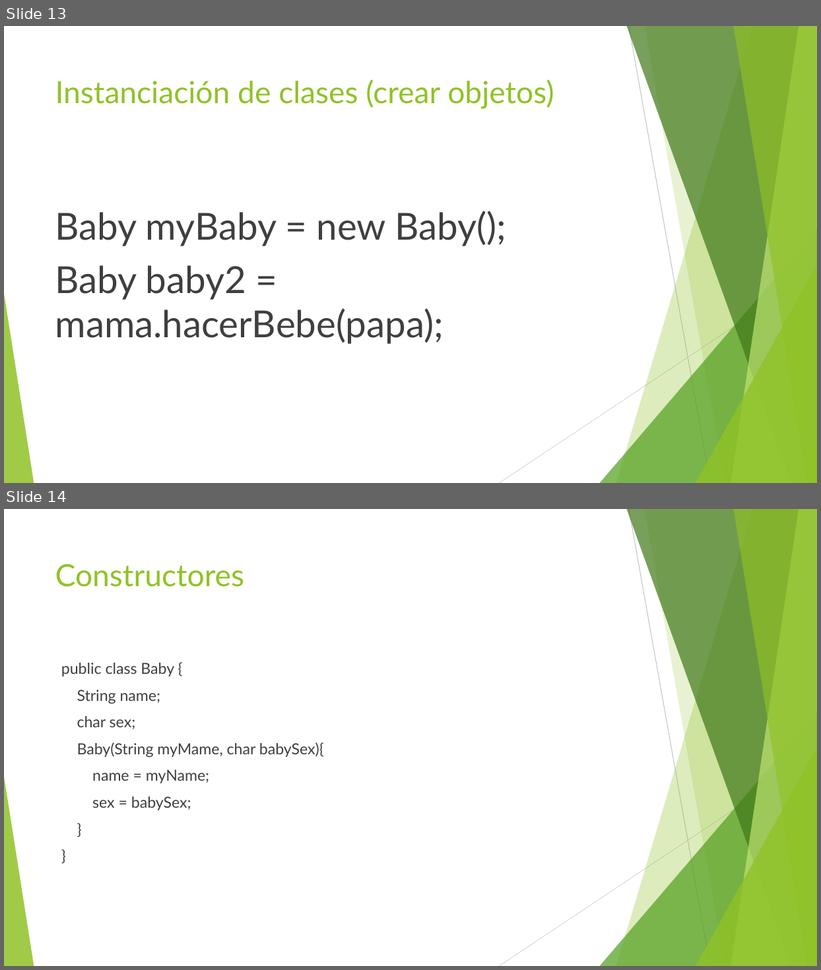
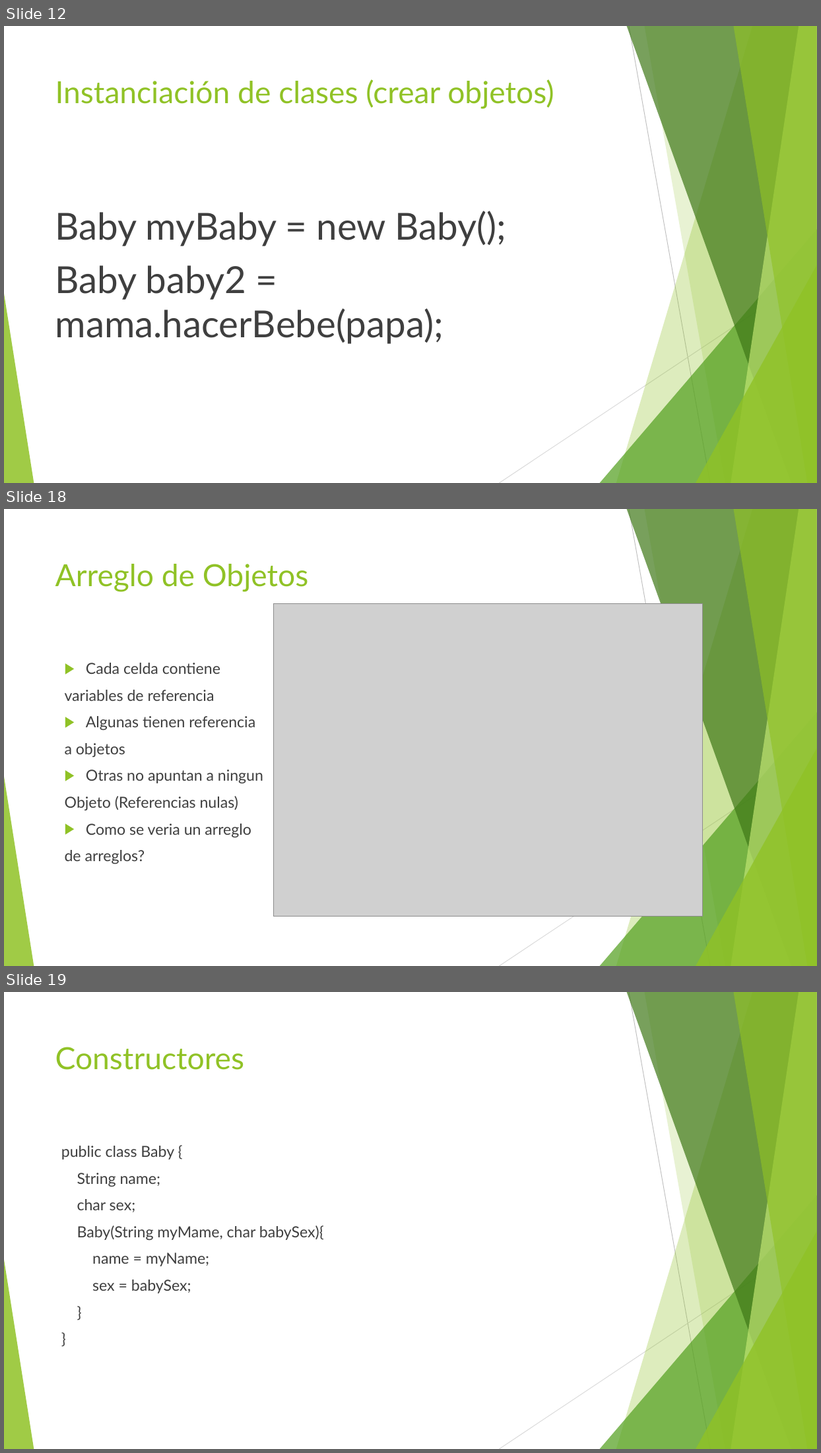
Before and after one commit to jomarnavarro/javaOoBasico, a slide deck: slides/Selenium, Module3.pptx. Shown one above the other, each under a label of ours: slides 13 and 14 before the commit, slides 12, 18 and 19 after it; the slides between them are not shown. The pictures are 821x970 and 821x1453 pixels, drawn with LibreOffice and Linux fonts; fonts in the diff are those of the drawing; grey boxes stand for pictures. Boxes give left, top, right and bottom in pixels: in the first picture for what was removed or moved away, otherwise in the second. Text is boxed around its words. In the diff, an @@ line names an element or a change of style, - is before the commit and + after.

```diff
--- a/slides/Selenium, Module3.pptx
+++ b/slides/Selenium, Module3.pptx
@@ slide 18 added at bbox=[4, 509, 817, 966], background #FFFFFF; not listed: 10 template elements that a slide beside it also shows @@
@@ title added at bbox=[55, 564, 308, 591], 36 pt, text #90C226 @@
+Arreglo de Objetos
@@ picture added at bbox=[274, 604, 703, 917] @@
@@ text added at bbox=[65, 663, 263, 864], 18 pt, text #3F3F3F @@
+▶ Cada celda contiene
+variables de referencia
+▶ Algunas tienen referencia
+a objetos
+▶ Otras no apuntan a ningun
+Objeto (Referencias nulas)
+▶ Como se veria un arreglo
+de arreglos?
@@ what was slide 13 is now slide 12 @@
@@ what was slide 14 is now slide 19 @@
```
Also in this commit, not shown: 5 other slides added, 1 slide removed, 20 other files.
